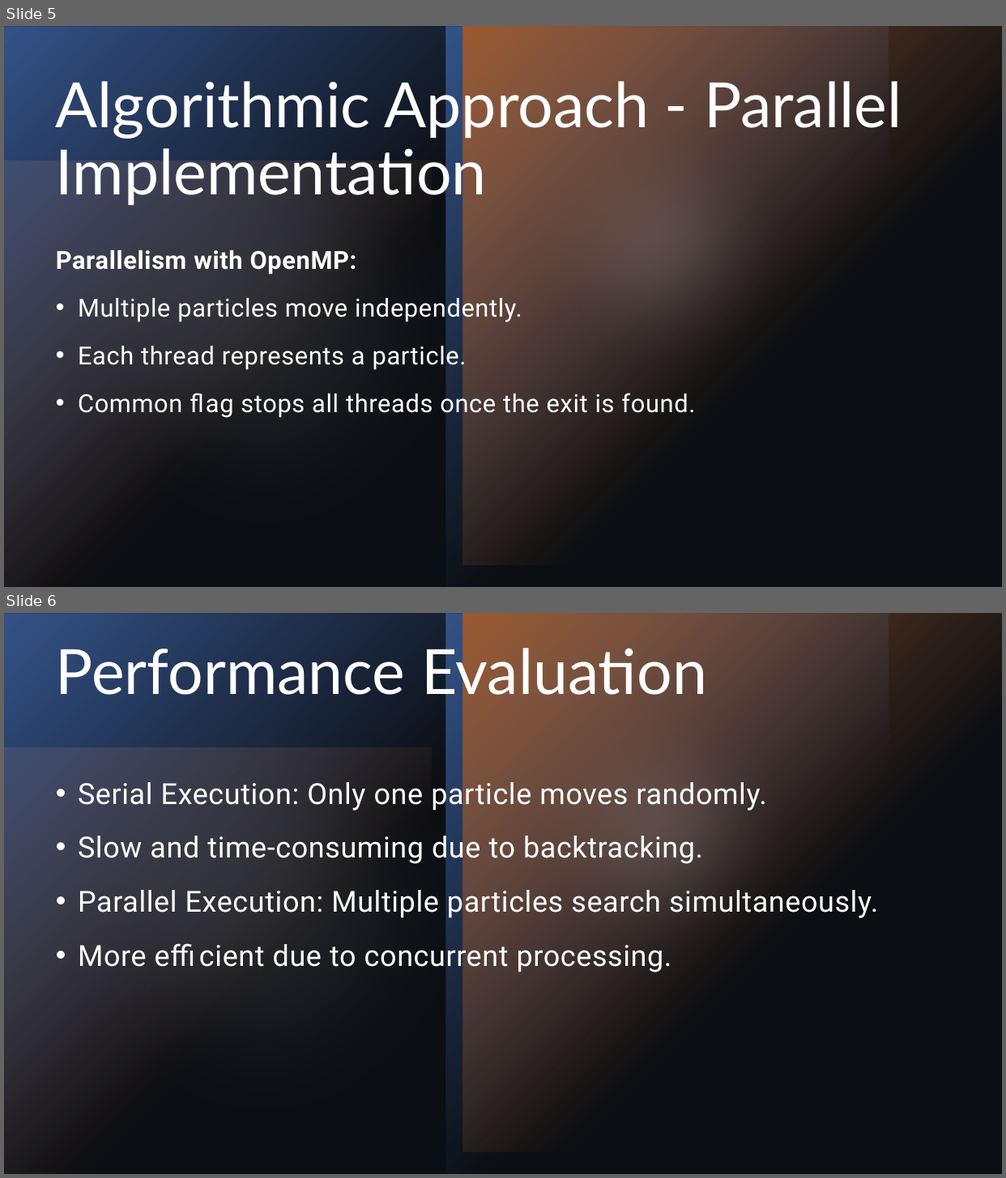
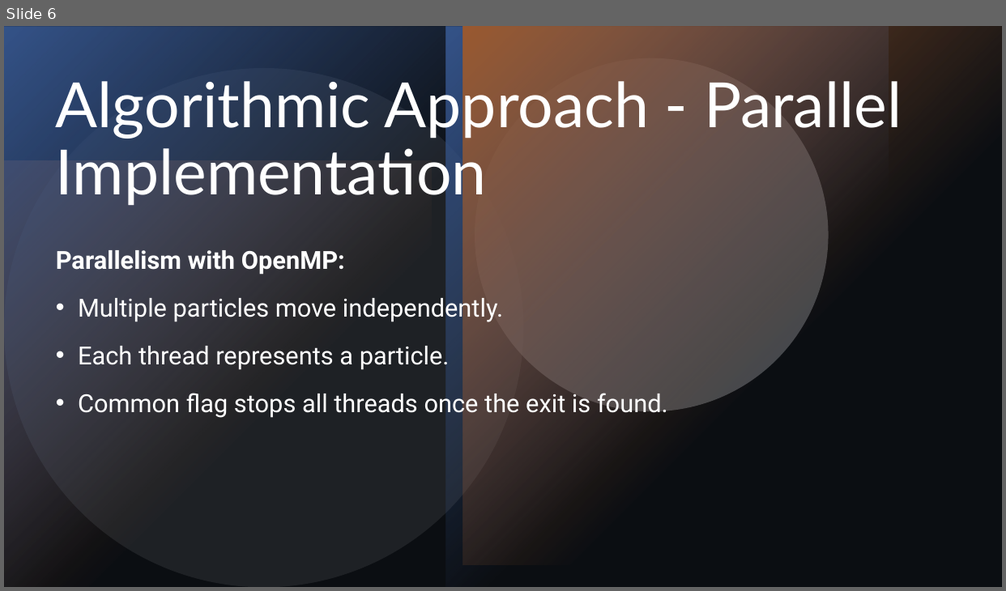
Before and after one commit to R-Marconi01/Maze-Solver, a slide deck: Maze Solver.pptx. Shown one above the other, each under a label of ours: slides 5 and 6 before the commit, slide 6 after it. The pictures are 1006x1178 and 1006x591 pixels, drawn with LibreOffice and Linux fonts; fonts in the diff are those of the drawing. Boxes give left, top, right and bottom in pixels: in the first picture for what was removed or moved away, otherwise in the second. Text is boxed around its words. In the diff, an @@ line names an element or a change of style, - is before the commit and + after.

```diff
--- a/Maze Solver.pptx
+++ b/Maze Solver.pptx
@@ slide 6 removed at (4,613,1002,1174), background #000000; not listed: 7 template elements that a slide beside it also shows @@
@@ title removed at (56,641,707,705) @@
-Performance Evaluation
@@ text removed at (78,777,878,973) @@
-• Serial Execution: Only one particle moves randomly.
-• Slow and time-consuming due to backtracking.
-• Parallel Execution: Multiple particles search simultaneously.
-• More efficient due to concurrent processing.
@@ what was slide 5 is now slide 6 @@
@@ slide 6 changed as well @@
@@ mirrored; rotation 180 to 0 degrees in 3 elements at (4,26,446,587), (446,26,889,587), (463,26,1002,565) @@
@@ mirrored; rotation 0 to 180 degrees in 3 elements at (475,58,829,412), (4,68,523,587), (4,160,432,587) @@
@@ text "Parallelism with OpenMP:" at (56,250,668,419): letter spacing 0.5 to 0 pt; less space between paragraphs @@
```
Also in this commit, not shown: 3 other slides changed, 4 slides added, 3 other slides removed.
